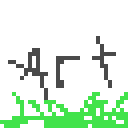
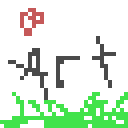
Comparing the layer stacks of the two 128x128 images. Changes:
painted on "Ground TIle" over [20, 8, 44, 36]
